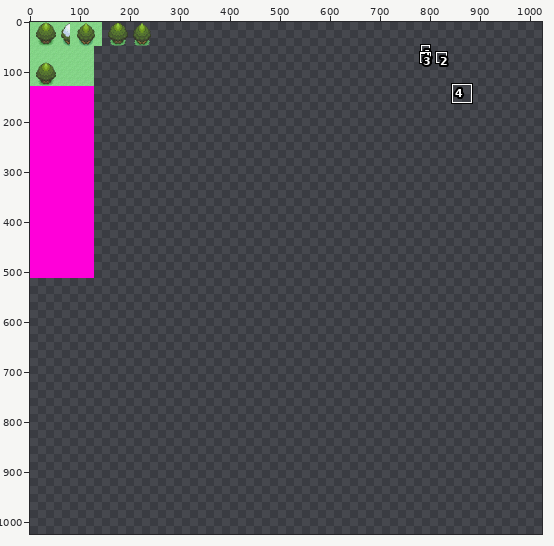
A pixel-art file gets an edit: TILESET/m/mtrees.aseprite. The picture above shows the old version from afar; the outline marks the close-up.
Close-up. Old version:
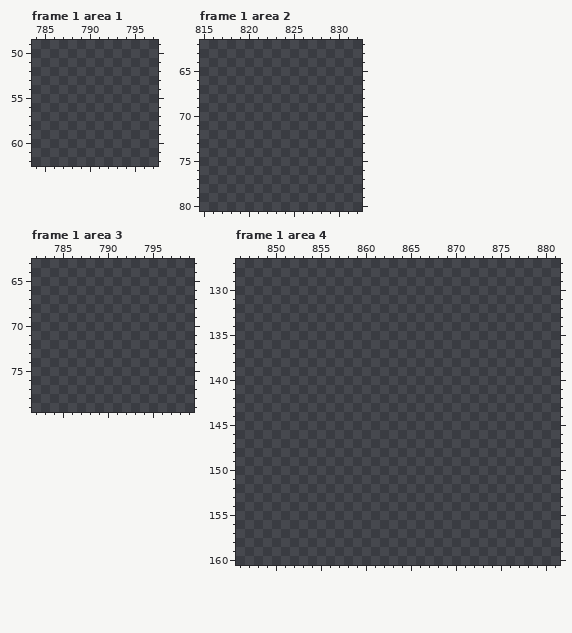
1024x1024 pixels, 1 frame. Colours within 5 levels of each other are drawn and written as one. Shown: frame 1 area 1: x 784..797, y 49..62; frame 1 area 2: x 815..832, y 62..80; frame 1 area 3: x 782..799, y 63..79; frame 1 area 4: x 846..881, y 127..160. The commit also changed other frames or places, which this record leaves out.
The result:
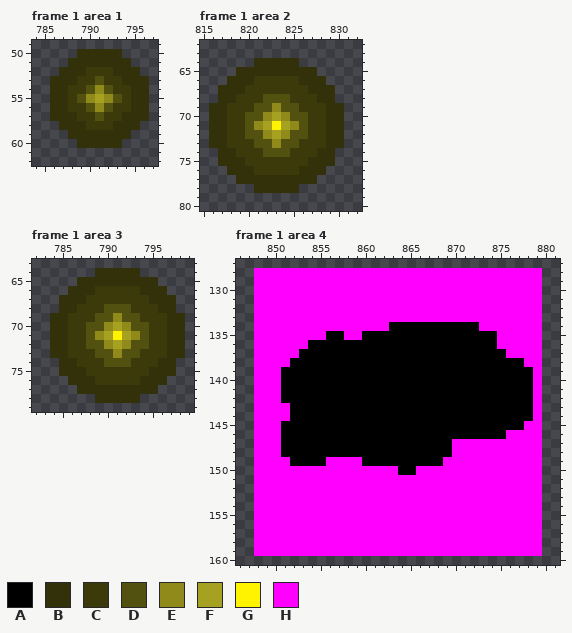
Palette (. is transparent): A #000000  B #33310a  C #3c3a0b  D #53510f  E #908a1b  F #a7a122  G #fff300  H #ff00ff
The exact change:
Frame 1 area 1, layer "Layer 1":
y 50: x 789..793 ..... -> BBBBB
y 51: x 788..794 ....... -> BBBBBBB
y 52: x 787..795 ......... -> BBBCCCBBB
y 53: x 786..796 ........... -> BBBCCDCCBBB
y 54: x 786..796 ........... -> BBCCDEDCCBB
y 55: x 786..796 ........... -> BBCDEFEDCBB
y 56: x 786..796 ........... -> BBCCDEDCCBB
y 57: x 786..796 ........... -> BBBCCDCCBBB
y 58: x 787..795 ......... -> BBBCCCBBB
y 59: x 788..794 ....... -> BBBBBBB
y 60: x 789..793 ..... -> BBBBB
Frame 1 area 2, layer "Layer 1":
y 64: x 821..825 ..... -> BBBBB
y 65: x 819..827 ......... -> BBBBBBBBB
y 66: x 818..828 ........... -> BBBCCCCCBBB
y 67: x 817..829 ............. -> BBBCCCCCCCBBB
y 68: x 817..829 ............. -> BBCCCDDDCCCBB
y 69: x 816..830 ............... -> BBCCCDDEDDCCCBB
y 70: x 816..830 ............... -> BBCCDDEFEDDCCBB
y 71: x 816..830 ............... -> BBCCDEFGFEDCCBB
y 72: x 816..830 ............... -> BBCCDDEFEDDCCBB
y 73: x 816..830 ............... -> BBCCCDDEDDCCCBB
y 74: x 817..829 ............. -> BBCCCDDDCCCBB
y 75: x 817..829 ............. -> BBBCCCCCCCBBB
y 76: x 818..828 ........... -> BBBCCCCCBBB
y 77: x 819..827 ......... -> BBBBBBBBB
y 78: x 821..825 ..... -> BBBBB
Frame 1 area 3, layer "Layer 1":
y 64: x 789..793 ..... -> BBBBB
y 65: x 787..795 ......... -> BBBBBBBBB
y 66: x 786..796 ........... -> BBBCCCCCBBB
y 67: x 785..797 ............. -> BBBCCCCCCCBBB
y 68: x 785..797 ............. -> BBCCCDDDCCCBB
y 69: x 784..798 ............... -> BBCCCDDEDDCCCBB
y 70: x 784..798 ............... -> BBCCDDEFEDDCCBB
y 71: x 784..798 ............... -> BBCCDEFGFEDCCBB
y 72: x 784..798 ............... -> BBCCDDEFEDDCCBB
y 73: x 784..798 ............... -> BBCCCDDEDDCCCBB
y 74: x 785..797 ............. -> BBCCCDDDCCCBB
y 75: x 785..797 ............. -> BBBCCCCCCCBBB
y 76: x 786..796 ........... -> BBBCCCCCBBB
y 77: x 787..795 ......... -> BBBBBBBBB
y 78: x 789..793 ..... -> BBBBB
Frame 1 area 4, layer "Layer 1":
y 128..133: x 848..879 ................................ -> HHHHHHHHHHHHHHHHHHHHHHHHHHHHHHHH
y 134: x 848..879 ................................ -> HHHHHHHHHHHHHHHAAAAAAAAAAHHHHHHH
y 135: x 848..879 ................................ -> HHHHHHHHAAHHAAAAAAAAAAAAAAAHHHHH
y 136: x 848..879 ................................ -> HHHHHHAAAAAAAAAAAAAAAAAAAAAHHHHH
y 137: x 848..879 ................................ -> HHHHHAAAAAAAAAAAAAAAAAAAAAAAHHHH
y 138: x 848..879 ................................ -> HHHHAAAAAAAAAAAAAAAAAAAAAAAAAAHH
y 139..142: x 848..879 ................................ -> HHHAAAAAAAAAAAAAAAAAAAAAAAAAAAAH
y 143..144: x 848..879 ................................ -> HHHHAAAAAAAAAAAAAAAAAAAAAAAAAAAH
y 145: x 848..879 ................................ -> HHHAAAAAAAAAAAAAAAAAAAAAAAAAAAHH
y 146: x 848..879 ................................ -> HHHAAAAAAAAAAAAAAAAAAAAAAAAAHHHH
y 147..148: x 848..879 ................................ -> HHHAAAAAAAAAAAAAAAAAAAHHHHHHHHHH
y 149: x 848..879 ................................ -> HHHHAAAAHHHHAAAAAAAAAHHHHHHHHHHH
y 150: x 848..879 ................................ -> HHHHHHHHHHHHHHHHAAHHHHHHHHHHHHHH
y 151..159: x 848..879 ................................ -> HHHHHHHHHHHHHHHHHHHHHHHHHHHHHHHH
Pixel boxes of the changes (left, top, right, bottom) in both close-ups:
added: (50, 49, 149, 148)
added: (209, 58, 344, 193)
added: (50, 268, 185, 403)
added: (254, 268, 542, 556)
